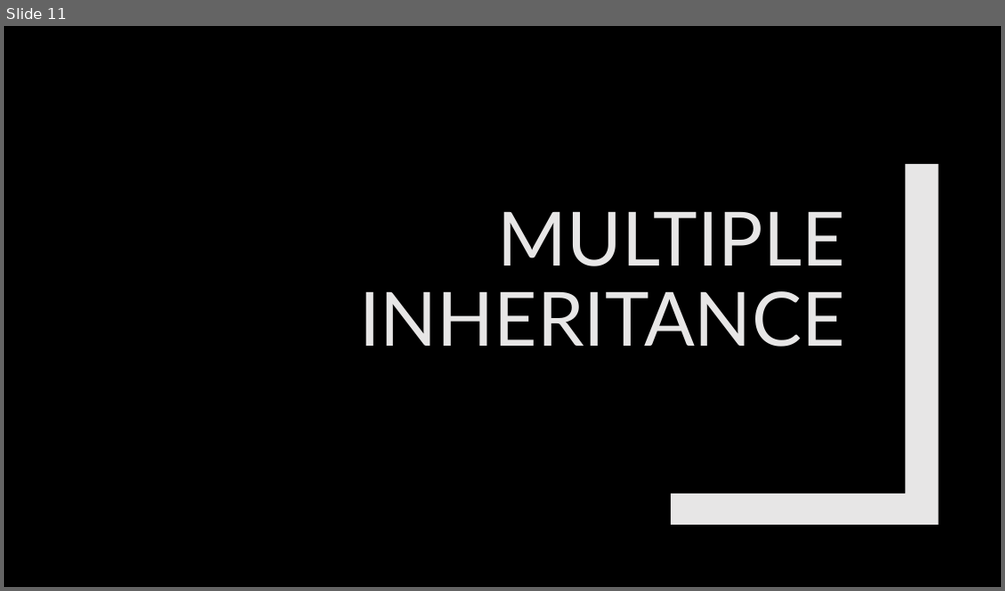
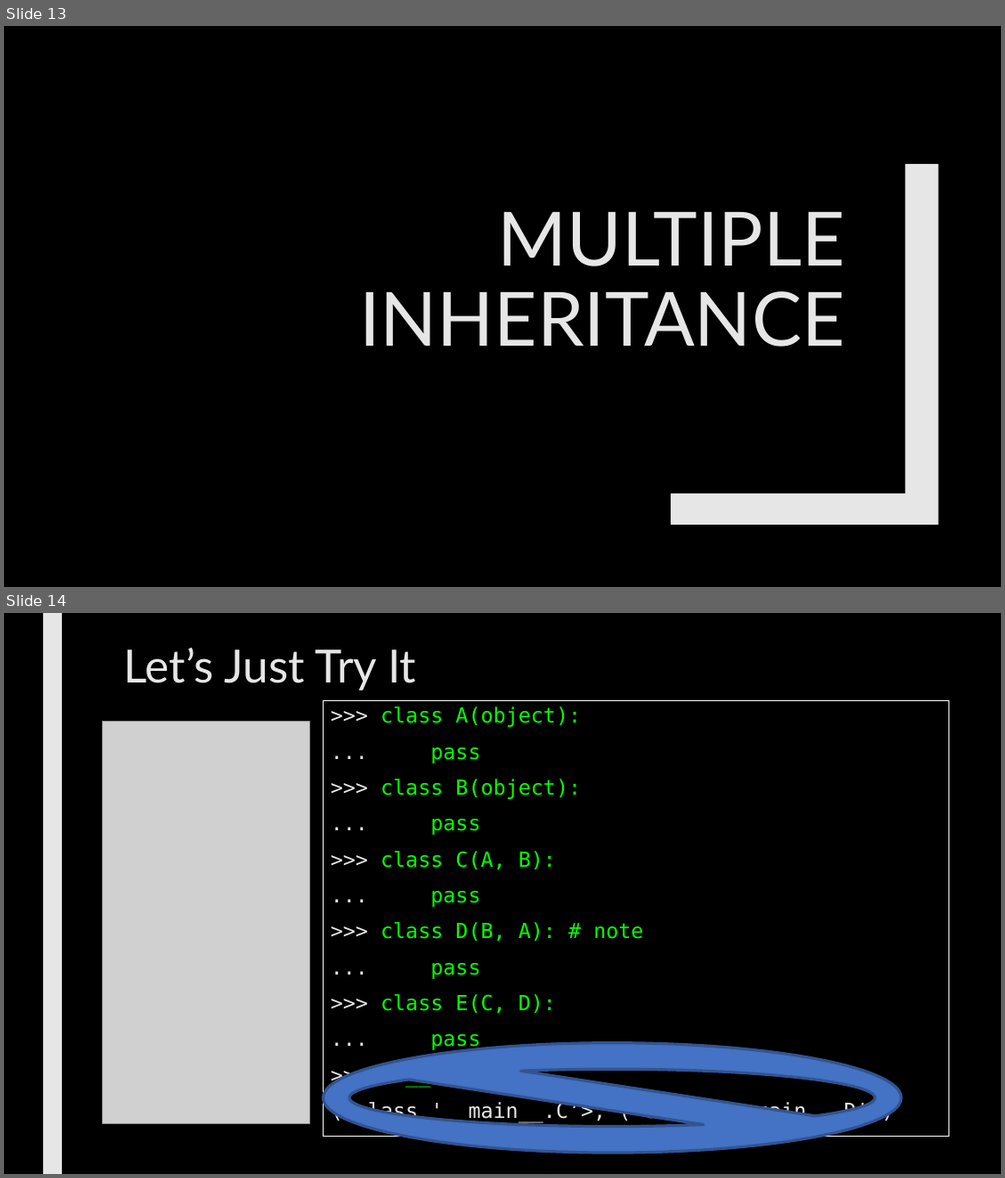
Before and after one commit to max7patek/metaprogramming, a slide deck: slides/01-PythonInheritance.pptx. Shown one above the other, each under a label of ours: slide 11 before the commit, slides 13 and 14 after it. The pictures are 1005x591 and 1005x1178 pixels, drawn with LibreOffice and Linux fonts; fonts in the diff are those of the drawing; grey boxes stand for pictures. Boxes give left, top, right and bottom in pixels: in the first picture for what was removed or moved away, otherwise in the second. Text is boxed around its words. In the diff, an @@ line names an element or a change of style, - is before the commit and + after.

```diff
--- a/slides/01-PythonInheritance.pptx
+++ b/slides/01-PythonInheritance.pptx
@@ slide 14 added at (4, 613, 1001, 1174), background #000000 @@
@@ rectangle added at (43, 613, 62, 1174), fill #E7E6E6 @@
@@ title added at (123, 648, 416, 690), 44 pt, text #E7E6E6 @@
+Let’s Just Try It
@@ rectangle added at (324, 700, 950, 1136), outline #FFFFFF 0.75 pt, 20 pt, text #05FF00 @@
+>>> class A(object):
+... pass
+>>> class B(object):
+... pass
+>>> class C(A, B):
+... pass
+>>> class D(B, A): # note
+... pass
+>>> class E(C, D):
+... pass
+>>> E.__bases__
+(<class '__main__.C’>, (<class '__main__.D'>)
@@ picture added at (103, 722, 310, 1124) @@
@@ no-entry sign added at (324, 1043, 901, 1153), fill #4472C4, outline #325491 2.75 pt @@
@@ what was slide 11 is now slide 13 @@
```
Also in this commit, not shown: 2 slides changed, 9 other slides added, 3 other files.
